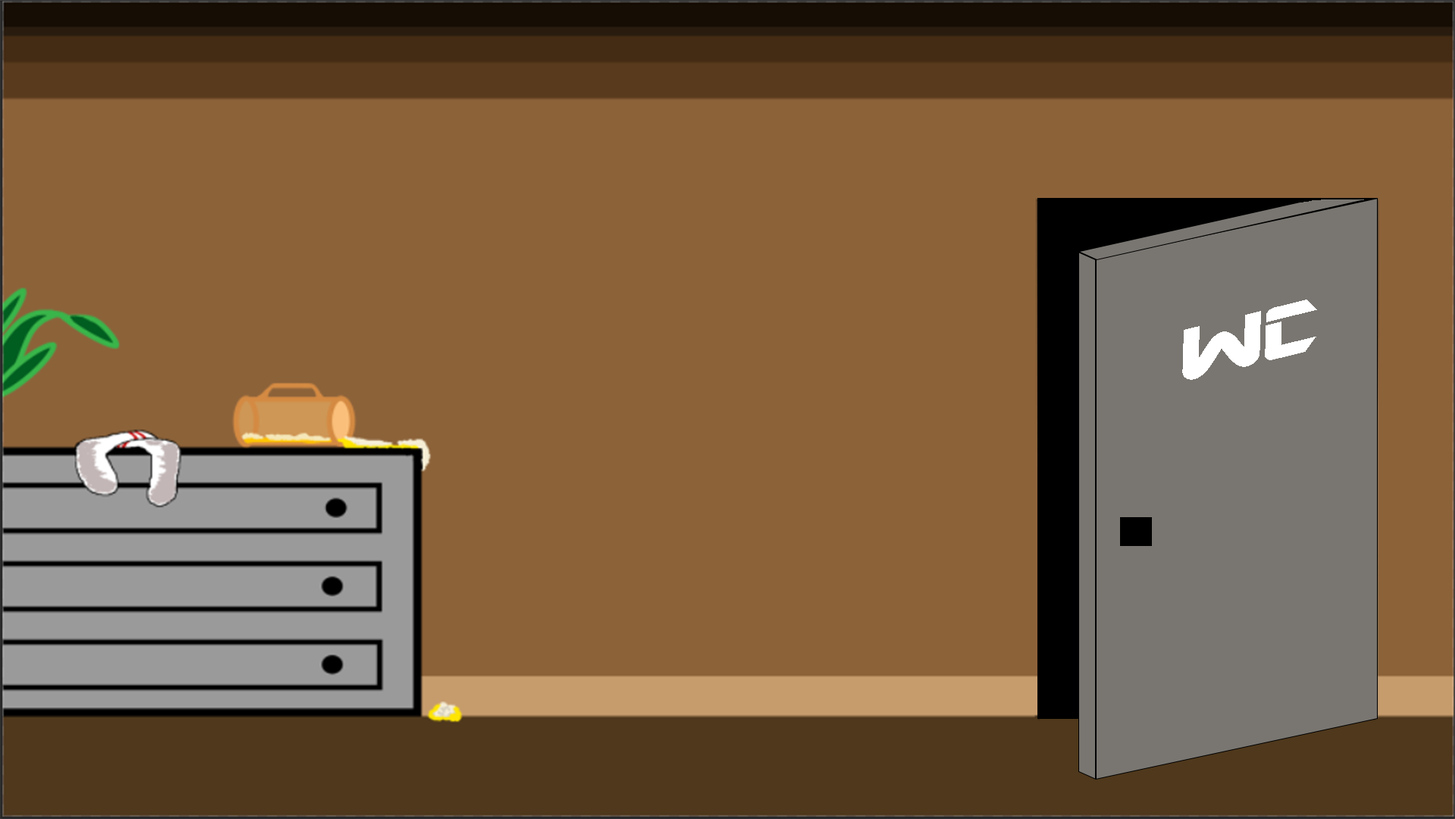
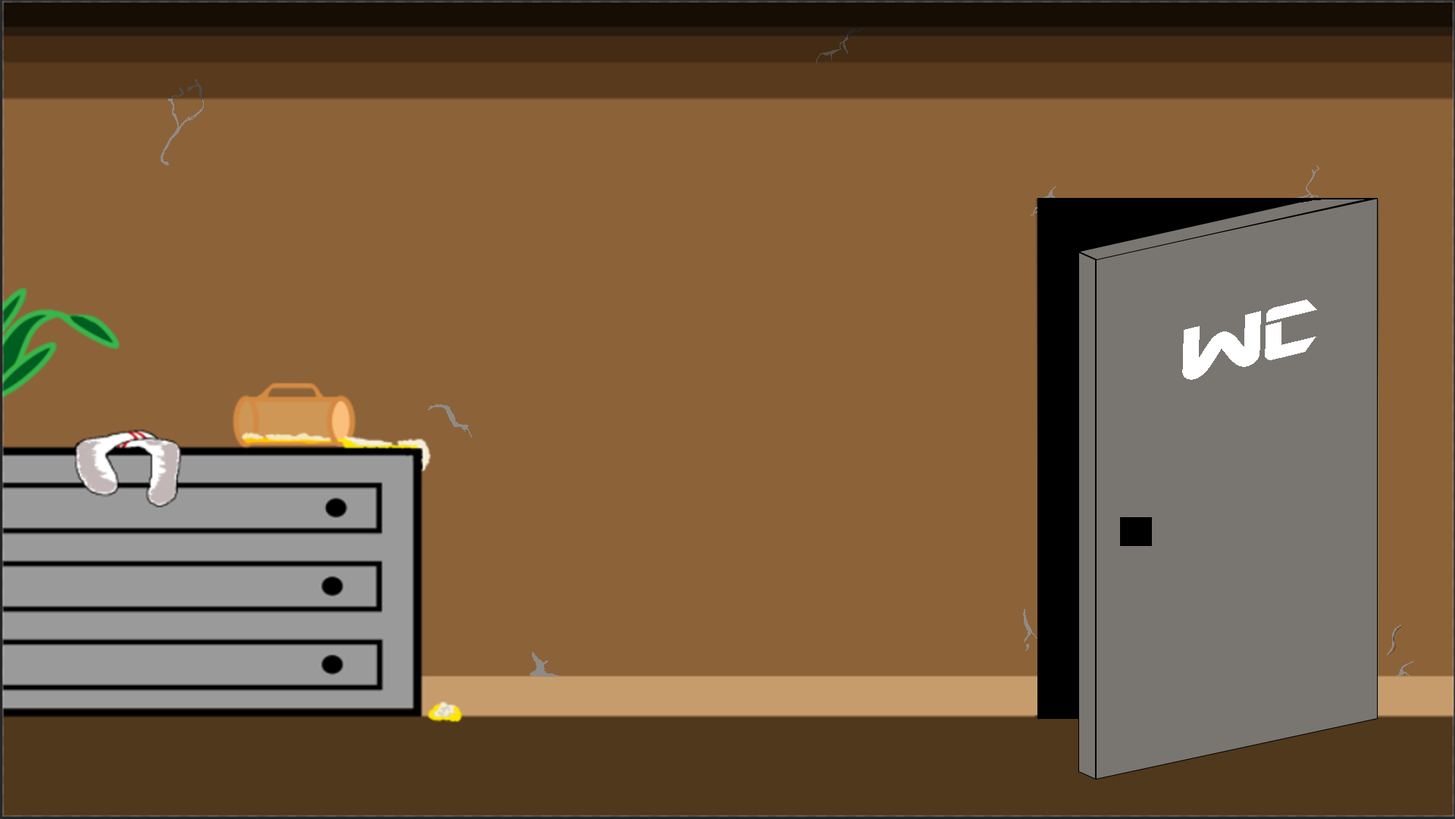
Comparing the layer stacks of the two 1455px x 819px images. Changes:
added layer "C B 2" (1st of 2) above "C B 2" over [0, 0, 1455, 819]
